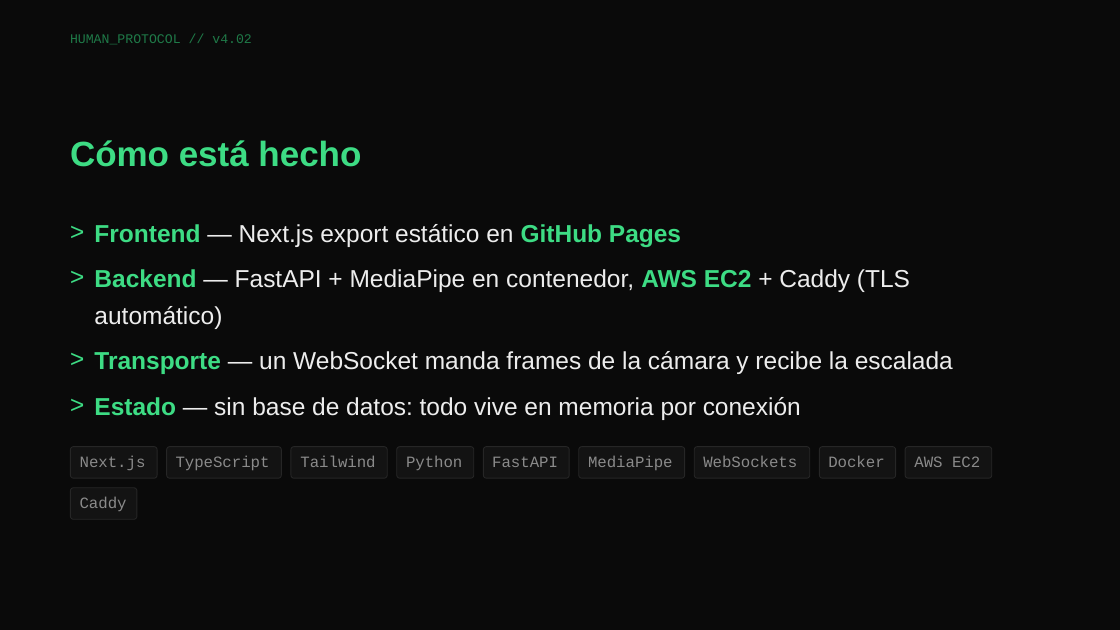
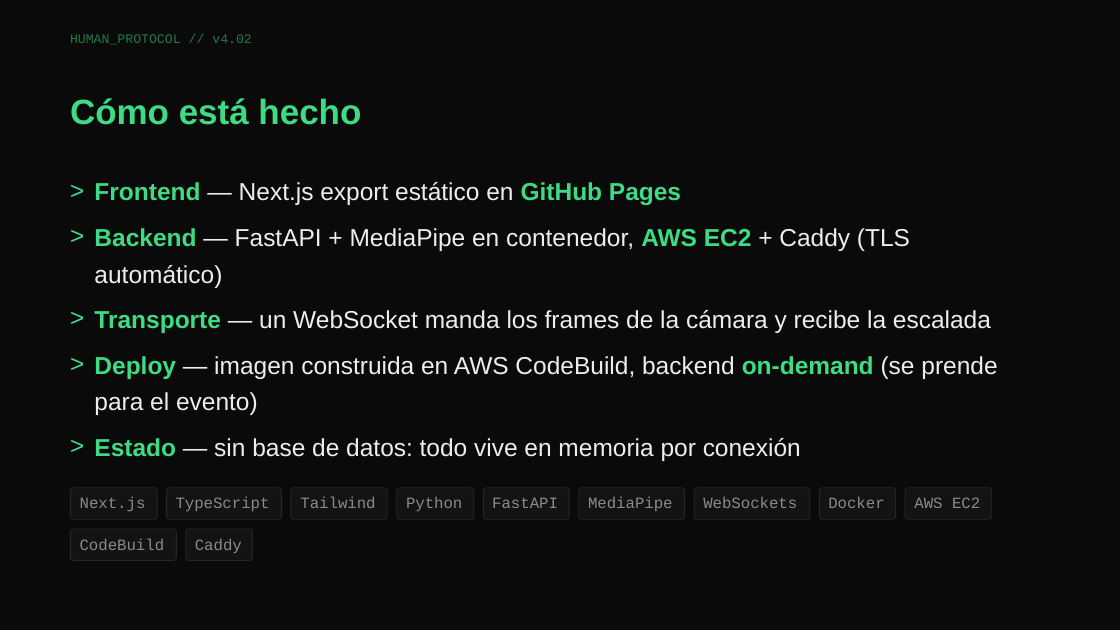
Before and after one commit to LorenGrz/HumanDetector, a slide deck: slide 7 of deck/dist/humandetector-editable.pptx (slide 6 before the commit). Drawn at 1120x630 pixels with LibreOffice and Linux fonts; fonts in the diff are those of the drawing. Boxes give left, top, right and bottom in pixels: in the first picture for what was removed or moved away, otherwise in the second. Text is boxed around its words. In the diff, an @@ line names an element or a change of style, - is before the commit and + after.

```diff
--- a/deck/dist/humandetector-editable.pptx
+++ b/deck/dist/humandetector-editable.pptx
@@ text added at box(70, 175, 94, 208), 21 pt, text #3DDC84 @@
+>
@@ text ">": place and size @@
-text ">" at box(70, 216, 94, 249)
+text ">" at box(70, 220, 94, 253)
@@ 4 texts: place and size @@
-4 texts at box(70, 140, 910, 329)
+4 texts at box(70, 98, 910, 288)
@@ text at box(94, 310, 991, 333): text changed @@
-Transporte — un WebSocket manda frames de la cámara y recibe la escalada
+Transporte — un WebSocket manda los frames de la cámara y recibe la escalada
@@ text ">": place and size @@
-text ">" at box(70, 344, 94, 376)
+text ">" at box(70, 348, 94, 381)
@@ text added at box(94, 356, 997, 379), 21 pt, text #EDEDED @@
+Deploy — imagen construida en AWS CodeBuild, backend on-demand (se prende
@@ text added at box(94, 392, 258, 415), 21 pt, text #EDEDED @@
+para el evento)
@@ 16 freeform shapes, 12 texts: place and size @@
-16 freeform shapes, 12 texts at box(70, 261, 992, 479)
+16 freeform shapes, 12 texts at box(70, 302, 992, 520)
@@ freeform shape: place and size @@
-freeform shape at box(71, 488, 137, 520)
+freeform shape at box(71, 488, 157, 520)
@@ freeform shape: place and size @@
-freeform shape at box(71, 488, 137, 520)
+freeform shape at box(71, 488, 157, 520)
@@ freeform shape: place and size @@
-freeform shape at box(71, 447, 157, 479)
+freeform shape at box(71, 529, 176, 561)
@@ freeform shape: place and size @@
-freeform shape at box(71, 447, 157, 479)
+freeform shape at box(71, 529, 176, 561)
@@ text added at box(80, 538, 165, 550), 13.5 pt, text #8A8A8A @@
+CodeBuild
@@ freeform shape added at box(186, 529, 252, 561), fill #131313 @@
@@ freeform shape added at box(186, 529, 252, 561), outline #262626 0.74 pt @@
@@ text "Caddy": place and size @@
-text "Caddy" at box(80, 497, 127, 511)
+text "Caddy" at box(195, 538, 242, 553)
```
Also in this commit, not shown: 4 other slides changed, 2 slides added, 5 other files.
